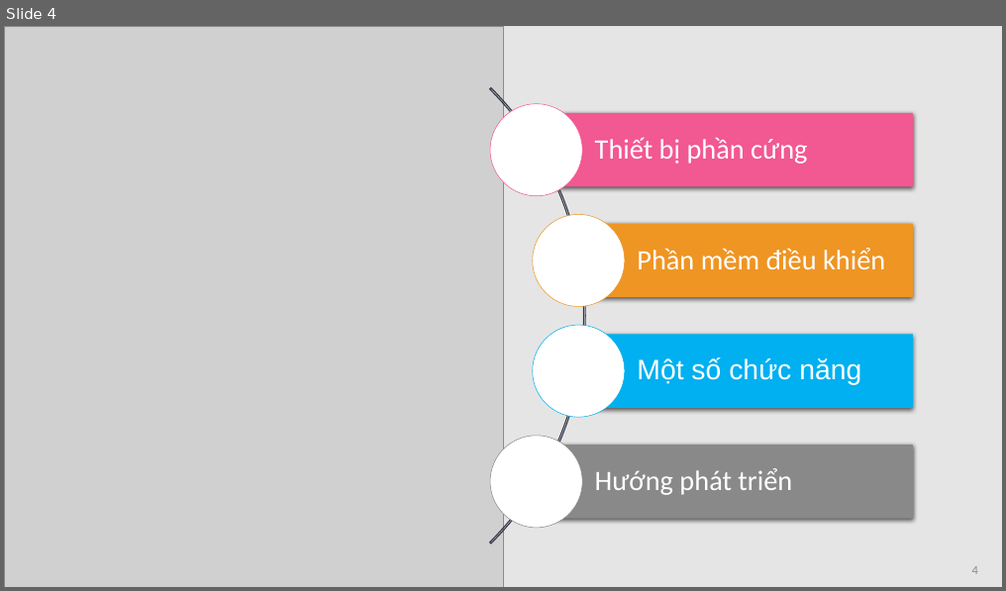
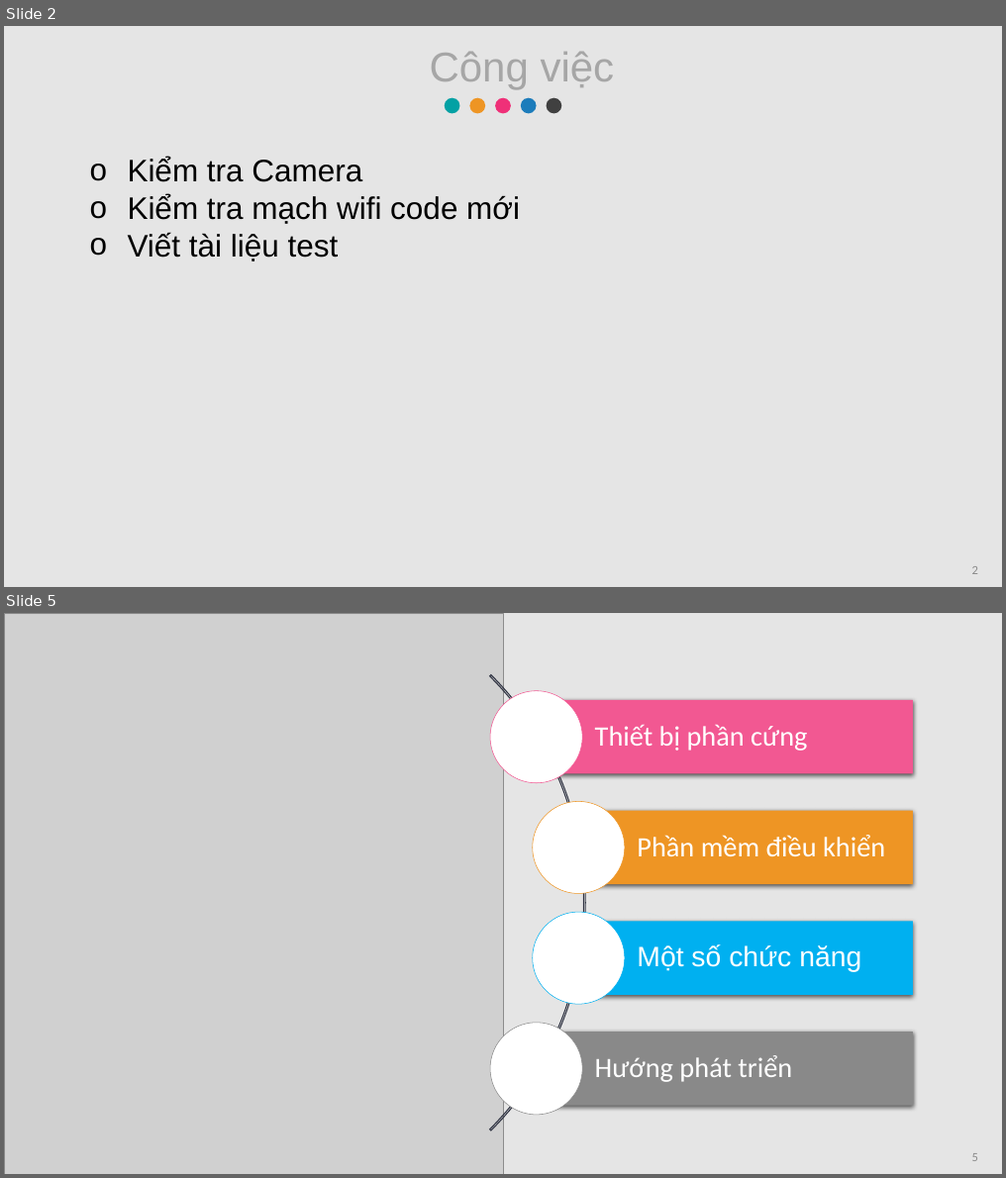
Before and after one commit to ngocphong260899/ThucTapTotNghiep, a slide deck: BaoCao.pptx. Shown one above the other, each under a label of ours: slide 4 before the commit, slides 2 and 5 after it; the slides between them are not shown. The pictures are 1006x591 and 1006x1178 pixels, drawn with LibreOffice and Linux fonts; fonts in the diff are those of the drawing; grey boxes stand for pictures. Boxes give left, top, right and bottom in pixels: in the first picture for what was removed or moved away, otherwise in the second. Text is boxed around its words. In the diff, an @@ line names an element or a change of style, - is before the commit and + after.

```diff
--- a/BaoCao.pptx
+++ b/BaoCao.pptx
@@ slide 2 added at [4, 26, 1002, 587], background #E5E5E5 @@
@@ text added at [430, 52, 615, 90], 40 pt, text #A6A6A6 @@
+  Công việc
@@ group added at [445, 98, 561, 113]: 5 ellipses @@
@@ text added at [128, 157, 520, 262], 30 pt, text #000000 @@
+o Kiểm tra Camera
+o Kiểm tra mạch wifi code mới
+o Viết tài liệu test
@@ page number added at [972, 567, 978, 574], 12 pt, text #8C8C8C @@
+2
@@ what was slide 4 is now slide 5 @@
@@ page number at [972, 1154, 978, 1161]: text changed @@
-4
+5
```
Also in this commit, not shown: 2 slides changed, 2 other slides added, 2 slides removed, 3 other files.
